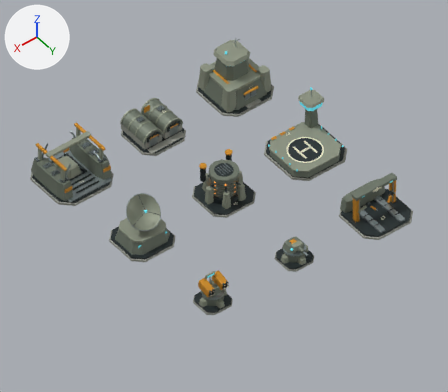
A saved change to the Blender file art/bastion/structures-v2/bastion_structures.blend.
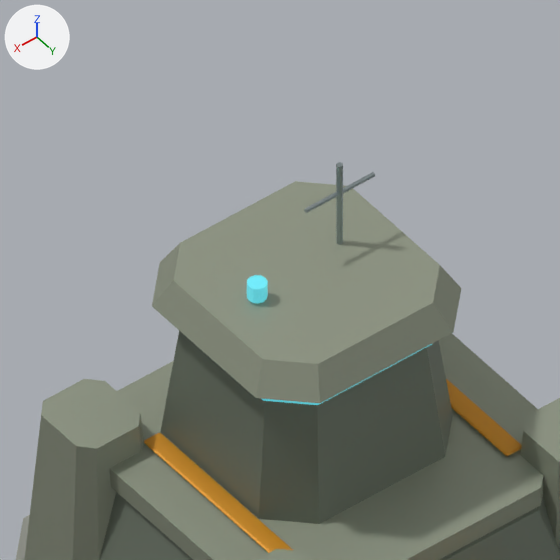
The first picture shows the older version from the file's camera 'Camera'. The close-ups show the older and then the newer version on the part from 44% to 58% of the width and 5% to 22% of the height of that picture. Only the edits that show in the close-ups are written down. The axes (+X, +Y, +Z) are drawn at upper left. The lights are the same throughout.

In view in the first close-up: 'CommandCenter_Aerial', 'CommandCenter_AerialCross', 'CommandCenter_BatteredCurtainWall', 'CommandCenter_BattlementCap', 'CommandCenter_CommandKeep', 'CommandCenter_CornerBastion.001', 'CommandCenter_CornerBastion.002', 'CommandCenter_Crown', 'CommandCenter_RoofStripe', 'CommandCenter_RoofStripe.001' and 4 more.
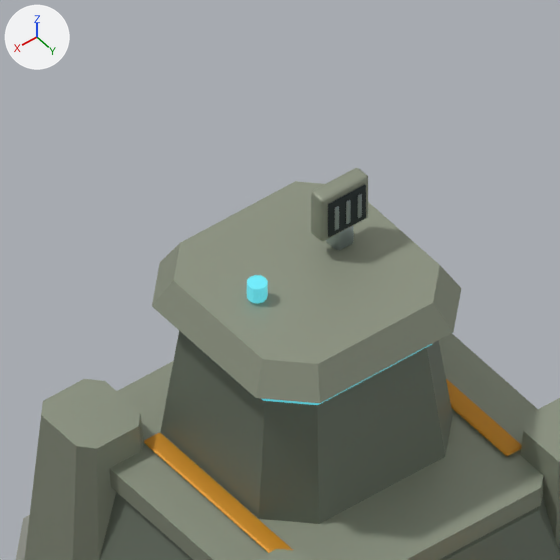
Pixel boxes [x1, y1, x2, y2] of what changed, in the close-ups (560 x 560 px):
'CommandCenter_CommsPanelHousing', added
    after: [311, 168, 368, 241]
'CommandCenter_CommsPanelFace', added
    after: [328, 185, 366, 237]
'CommandCenter_Aerial', deleted
    before: [336, 162, 343, 245]
'CommandCenter_CommsPedestal', added
    after: [326, 225, 354, 250]
'CommandCenter_AerialCross', deleted
    before: [304, 172, 375, 213]
'CommandCenter_CommsArrayElement.001', added
    after: [346, 200, 351, 224]
'CommandCenter_CommsArrayElement.002', added
    after: [335, 206, 339, 230]

The change, as a diff of the scene's bpy script:
```diff
--- a/art/bastion/structures-v2/bastion_structures.blend.py
+++ b/art/bastion/structures-v2/bastion_structures.blend.py
@@ ob_commandcenter_aerial @@
-ob_commandcenter_aerial = bpy.data.objects.new('CommandCenter_Aerial', me_cylinder)
@@ ob_commandcenter_aerialcross @@
-ob_commandcenter_aerialcross = bpy.data.objects.new('CommandCenter_AerialCross', me_cylinder_001)
@@ ob_commandcenter_commsarrayelement_002 @@
+ob_commandcenter_commsarrayelement_002 = bpy.data.objects.new('CommandCenter_CommsArrayElement.002', me_cube_017_1)  # a box spanning x -0.028..0.028, y -0.01..0.01, z -0.16..0.16; in mat_bastion_machinedsteel (grey #9ba8aa); modifiers BEVEL, WEIGHTED_NORMAL
+ob_commandcenter_commsarrayelement_002.parent = ob_commandcenter
+ob_commandcenter_commsarrayelement_002.location = (-0.4, -0.454, 4.93)
@@ ob_commandcenter_commsarrayelement_001 @@
+ob_commandcenter_commsarrayelement_001 = bpy.data.objects.new('CommandCenter_CommsArrayElement.001', me_cube_017_1.copy())  # modifiers BEVEL, WEIGHTED_NORMAL
+ob_commandcenter_commsarrayelement_001.parent = ob_commandcenter
+ob_commandcenter_commsarrayelement_001.location = (-0.55, -0.454, 4.93)
@@ ob_commandcenter_commsarrayelement @@
+ob_commandcenter_commsarrayelement = bpy.data.objects.new('CommandCenter_CommsArrayElement', me_cube_017_1.copy())  # modifiers BEVEL, WEIGHTED_NORMAL
+ob_commandcenter_commsarrayelement.parent = ob_commandcenter
+ob_commandcenter_commsarrayelement.location = (-0.7, -0.454, 4.93)
@@ ob_commandcenter_commspanelface @@
+ob_commandcenter_commspanelface = bpy.data.objects.new('CommandCenter_CommsPanelFace', me_cube_014_1)  # a box spanning x -0.25..0.25, y -0.012..0.012, z -0.24..0.24; in mat_bastion_innersteel (dark grey #333d3e); modifiers BEVEL, WEIGHTED_NORMAL
+ob_commandcenter_commspanelface.parent = ob_commandcenter
+ob_commandcenter_commspanelface.location = (-0.55, -0.476, 4.93)
@@ ob_commandcenter_commspanelhousing @@
+ob_commandcenter_commspanelhousing = bpy.data.objects.new('CommandCenter_CommsPanelHousing', me_cube_013_1)  # a box spanning x -0.32..0.32, y -0.11..0.11, z -0.31..0.31; in mat_bastion_castarmor (grey #959b89); modifiers BEVEL, WEIGHTED_NORMAL
+ob_commandcenter_commspanelhousing.parent = ob_commandcenter
+ob_commandcenter_commspanelhousing.location = (-0.55, -0.6, 4.93)
@@ ob_commandcenter_commspedestal @@
+ob_commandcenter_commspedestal = bpy.data.objects.new('CommandCenter_CommsPedestal', me_cube_012_1)  # a box spanning x -0.12..0.12, y -0.12..0.12, z -0.15..0.15; in mat_bastion_machinedsteel (grey #9ba8aa); modifiers BEVEL, WEIGHTED_NORMAL
+ob_commandcenter_commspedestal.parent = ob_commandcenter
+ob_commandcenter_commspedestal.location = (-0.55, -0.6, 4.53)
```
